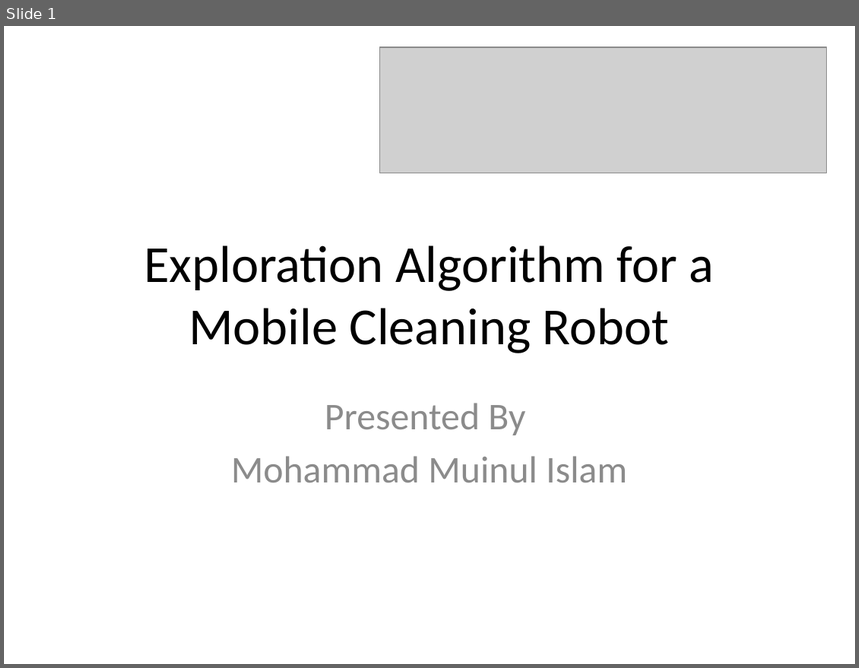
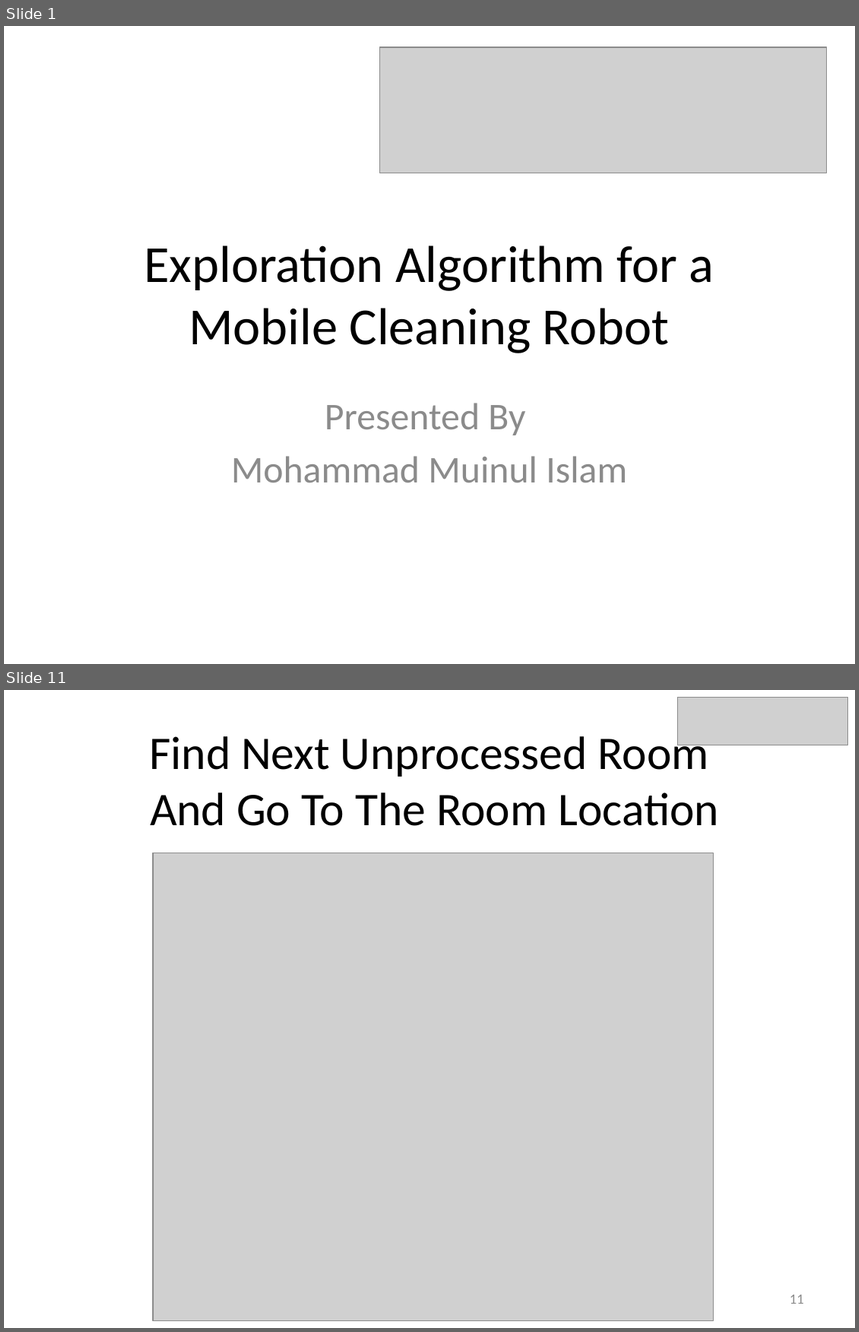
Before and after one commit to Muin/Exploration_Algorithm_results, a slide deck: Presentation/Presentation_Slide.pptx. Shown one above the other, each under a label of ours: slide 1 before the commit, slides 1 and 11 after it; the slides between them are not shown. The pictures are 859x668 and 859x1332 pixels, drawn with LibreOffice and Linux fonts; fonts in the diff are those of the drawing; grey boxes stand for pictures. Boxes give left, top, right and bottom in pixels: in the first picture for what was removed or moved away, otherwise in the second. Text is boxed around its words. In the diff, an @@ line names an element or a change of style, - is before the commit and + after.

```diff
--- a/Presentation/Presentation_Slide.pptx
+++ b/Presentation/Presentation_Slide.pptx
@@ slide 11 added at [4,690,855,1328], background #FFFFFF @@
@@ picture added at [678,697,848,745] @@
@@ title added at [149,730,719,826], 39.6 pt, text #000000 @@
+Find Next Unprocessed Room
+And Go To The Room Location
@@ picture added at [153,853,713,1322] @@
@@ page number added at [790,1295,804,1304], 12 pt, text #8C8C8C @@
+11
```
Also in this commit, not shown: 12 slides changed, 9 other slides added, 8 slides removed.
